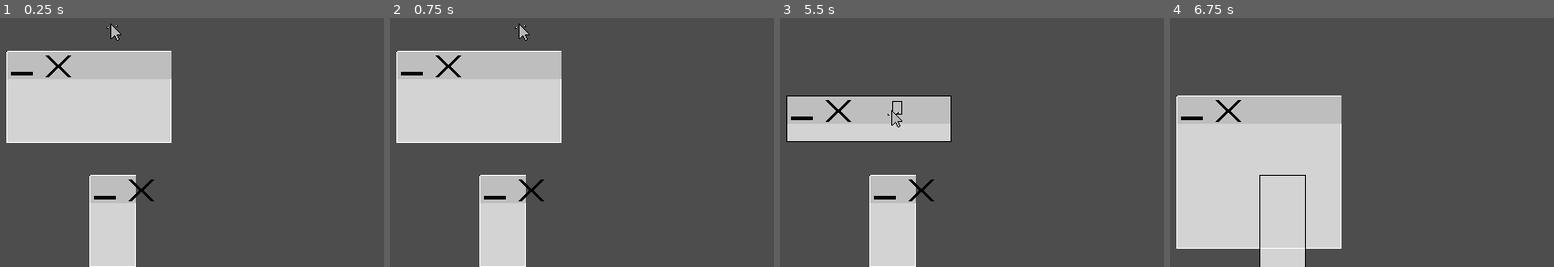
Above: before the commit, frames 1-4 (left to right).
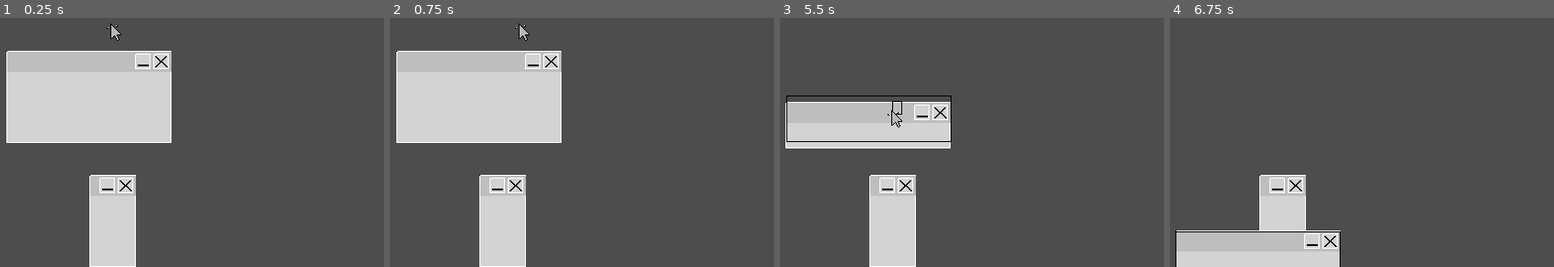
Above: after the commit, the same moments.

Repository: username123115/Clicky
Game: Godot game, scene res://intro.tscn
The game is run twice, just before and just after one commit, with the same random seed, the same clock (stepped at 60 frames per second) and the same inputs.
Inputs:
- Up to frame 1 (0.25 s): no input
- Up to frame 2 (0.75 s): tap Enter at 0.5 s; hold L (move_right) from 0.53 s (still down); hold Z (grab) from 0.53 s (still down)
- Up to frame 3 (5.5 s): release L (move_right) at 1.28 s; release Z (grab) at 1.28 s; hold J (move_down) 1.28-2.03 s; tap Z (grab) at 1.35, 2.85, 4.35 s; tap Space at 2, 3.5 s; hold L (move_right) 2.03-2.78 s; hold Z (grab) 2.03-2.78 s; tap Enter at 2.75, 4.25 s; hold K (move_up) 2.78-3.53 s; hold Z (grab) 3.53-4.28 s; hold H (move_left) 3.53-5.03 s; hold J (move_down) from 5.03 s (still down); hold Z (grab) from 5.03 s (still down)
- Up to frame 4 (6.75 s): release J (move_down) at 5.78 s; release Z (grab) at 5.78 s; hold L (move_right) 5.78-6.53 s; tap Z (grab) at 5.85 s; tap Space at 6.5 s; hold K (move_up) from 6.53 s (still down); hold Z (grab) from 6.53 s (still down)

The runs differ from the first frame. In frame 1, 0.8% of the frame differs, in the area x 2-45%, y 14-75%; in frame 2, 0.8%; in frame 3, 3.1%; in frame 4, 24%, in the area x 1-45%, y 31-100%.

Commit message:
add window movement and cool icons

Diff:
--- /dev/null
+++ b/debug_info.gd
@@ -0,0 +1,13 @@
+extends Node
+
+@onready var l := $Label
+@onready var p := owner.get_node(^"Player")
+
+# Called when the node enters the scene tree for the first time.
+func _ready() -> void:
+	pass # Replace with function body.
+
+
+# Called every frame. 'delta' is the elapsed time since the previous frame.
+func _process(delta: float) -> void:
+	l.text = str(p.window_move) + str(p.get_node(^"State Machine Windows").states_stack)
--- a/player/player.gd
+++ b/player/player.gd
@@ -12,6 +12,8 @@
 var window_edge : bool = false	#set when player is at the edge of a window
 var window_grab : bool = false	#set when player is grabbing a window
 
+var window_move : bool = false
+
 var window_grab_state = {
 	"l": false,
 	"r": false,
--- a/player/state_movement/state_floating.gd
+++ b/player/state_movement/state_floating.gd
@@ -9,6 +9,10 @@
 
 
 func update(_delta: float) -> void:
+	var window_rect : Rect2
+	# Holds the distance between the window position and our position, useful for moves
+	var window_initial_offset : Vector2
+
 	var direction := get_input_direction()
 	var owner_velocity = owner.velocity
 
@@ -20,33 +24,43 @@
 	owner_velocity.y = step_towards(owner_velocity.y, target_velocity.y, _delta)
 	owner.velocity = owner_velocity
 
+	if owner.in_window:
+		window_rect = owner.window.window_get_rect()
+		window_initial_offset = owner.global_position - window_rect.position
+
 	owner.move_and_slide()
 
 	var d := owner.global_position - old as Vector2
-	if owner.window_edge and owner.window_grab:
-		var up : bool = owner.window_grab_state['u']
-		var down : bool = owner.window_grab_state['d']
-		var left : bool = owner.window_grab_state['l']
-		var right : bool = owner.window_grab_state['r']
+	if owner.in_window:
+		# RESIZE
+		if owner.window_edge and owner.window_grab:
+			var up : bool = owner.window_grab_state['u']
+			var down : bool = owner.window_grab_state['d']
+			var left : bool = owner.window_grab_state['l']
+			var right : bool = owner.window_grab_state['r']
 
-		var h : bool = left or right
-		var v : bool = up or down
+			var h : bool = left or right
+			var v : bool = up or down
 
-		var rectangle = owner.window.window_get_rect() as Rect2
+			#var window_rect = owner.window.window_get_rect() as Rect2
 
-		if h:
-			# calculate the left offset
-			var distance : float = owner.global_position.x - rectangle.position.x
-			if right:
-				distance -= rectangle.size.x
-			owner.window.expand_width(distance, right)
+			if h:
+				# calculate the left offset
+				var distance : float = owner.global_position.x - window_rect.position.x
+				if right:
+					distance -= window_rect.size.x
+				owner.window.expand_width(distance, right)
 
-		if v:
-			# calculate the top offset
-			var distance : float = owner.global_position.y - rectangle.position.y
-			if down:
-				distance -= rectangle.size.y
-			owner.window.expand_height(distance, down)
+			if v:
+				# calculate the top offset
+				var distance : float = owner.global_position.y - window_rect.position.y
+				if down:
+					distance -= window_rect.size.y
+				owner.window.expand_height(distance, down)
+
+		if owner.window_move:
+			owner.window.global_position = owner.global_position - window_initial_offset
+
 
 
 # move towards but if moving faster in the same direction deceleration doesn't happen
--- a/player/state_window_interactions/sm_window.gd
+++ b/player/state_window_interactions/sm_window.gd
@@ -23,7 +23,7 @@
 		states_stack = ["idle"]
 
 	super._change_state(state_name)
-	print(states_stack)
+	#print(states_stack)
 
 func _on_window_enter(window, body):
 	if body != owner:
--- a/player/state_window_interactions/state_idle.gd
+++ b/player/state_window_interactions/state_idle.gd
@@ -2,3 +2,5 @@
 
 func enter() -> void:
 	owner.get_node(^"AnimationPlayer").play("player_idle")
+	owner.in_window = false
+	owner.window_move = false
--- a/player/state_window_interactions/state_inside.gd
+++ b/player/state_window_interactions/state_inside.gd
@@ -1,5 +1,4 @@
 extends 'rectangle.gd'
-
 
 func update(_delta: float):
 	assert(owner.in_window)
@@ -7,6 +6,16 @@
 	var own_rect := player_get_rect()
 
 	if window_rect.encloses(own_rect):
+		pass
+	else:
+		owner.window_move = false
+		finished.emit('resize')
 		return
+
+	if Input.is_action_pressed("grab"):
+		owner.window_move = true
 	else:
-		finished.emit('resize')
+		owner.window_move = false
+
+func exit():
+	owner.window_move = false
--- a/player/state_window_interactions/state_resize.gd
+++ b/player/state_window_interactions/state_resize.gd
@@ -4,12 +4,14 @@
 signal debug_draw(rect_a, rect_b)
 
 func enter() -> void:
+	print("RESIZE!")
 	var animation_player := owner.get_node(^"AnimationPlayer")
 	old_animation = animation_player.current_animation
 	if not old_animation:
 		old_animation = "player_idle"
 	animation_player.play("player_resize")
 	owner.window_edge = true
+	owner.window_move = false
 
 
 
--- /dev/null
+++ b/window/window_button/container.gd
@@ -0,0 +1,15 @@
+extends Area2D
+
+@onready var close := $Close
+@onready var minimize := $Minimize
+@onready var cshape := $CollisionShape2D
+
+#size after scaling
+var actual_size : Vector2
+
+# Called when the node enters the scene tree for the first time.
+func _ready() -> void:
+	actual_size = scale * cshape.shape.size
+
+func _draw() -> void:
+	pass
--- /dev/null
+++ b/window/window_button/icon.gd
@@ -0,0 +1,33 @@
+extends Area2D
+
+@onready var col_shape := $CollisionShape2D
+
+var contact_count : int = 0
+
+# Called when the node enters the scene tree for the first time.
+func _ready() -> void:
+	connect("body_entered", _on_body_entered)
+	connect("body_exited", _on_body_exited)
+
+
+# Called every frame. 'delta' is the elapsed time since the previous frame.
+func _draw() -> void:
+	var r := Rect2()
+	r.size = col_shape.shape.size
+	r.position = Vector2(0, 0)
+
+	if contact_count:
+		draw_rect(r, Color.LIGHT_PINK)
+	else:
+		draw_rect(r, Color.LIGHT_GRAY)
+	draw_rect(r, Color.WHITE, false, -1.0)
+
+func _on_body_entered(body):
+	contact_count += 1
+	queue_redraw()
+
+func _on_body_exited(body):
+	contact_count -= 1
+	if (contact_count < 0):
+		contact_count = 0
+	queue_redraw()
--- a/window/window_button/window_button.gd
+++ b/window/window_button/window_button.gd
@@ -3,17 +3,14 @@
 
 @onready var container : Area2D = $Container
 
-@export var padding_horizontal : int = 10
-@export var padding_vertical : int = 5
-
-var container_size : Vector2
+@export var padding_horizontal : int = 3
+@export var padding_vertical : int = 3
 
 # Called when the node enters the scene tree for the first time.
 func _ready() -> void:
 	super._ready()
 
 	var collision_shape := container.get_node(^"CollisionShape2D") as CollisionShape2D
-	container_size = collision_shape.shape.size
 
 # Called every frame. 'delta' is the elapsed time since the previous frame.
 func _process(delta: float) -> void:
@@ -21,10 +18,11 @@
 
 func _draw() -> void:
 	var r := Rect2()
-	r.size = Vector2(window.width, 30)
+	r.size = Vector2(window.width, container.actual_size.y + 2 * padding_vertical)
 	r.position = Vector2(0, 0)
 
 	draw_rect(r, Color.GRAY)
 
 func _on_window_size_changed(width, height) -> void:
+	container.position = Vector2(width - container.actual_size.x - padding_horizontal, padding_vertical)
 	queue_redraw()
--- a/window/window_button/window_button.tscn
+++ b/window/window_button/window_button.tscn
@@ -1,13 +1,15 @@
-[gd_scene load_steps=7 format=3 uid="uid://biqff5ectg1ig"]
+[gd_scene load_steps=9 format=3 uid="uid://biqff5ectg1ig"]
 
 [ext_resource type="Script" path="res://window/window_button/window_button.gd" id="1_156u7"]
 [ext_resource type="Texture2D" uid="uid://elvqlf13hioh" path="res://assets/art/window_minimize.png" id="2_nstwy"]
+[ext_resource type="Script" path="res://window/window_button/container.gd" id="2_sw5cq"]
 [ext_resource type="Texture2D" uid="uid://cg1r3dlxkhfrv" path="res://assets/art/window_close.png" id="3_mk6js"]
+[ext_resource type="Script" path="res://window/window_button/icon.gd" id="3_wsxt1"]
+
+[sub_resource type="RectangleShape2D" id="RectangleShape2D_nthhk"]
+size = Vector2(32, 32)
 
 [sub_resource type="RectangleShape2D" id="RectangleShape2D_dobvu"]
-size = Vector2(32, 32)
-
-[sub_resource type="RectangleShape2D" id="RectangleShape2D_nthhk"]
 size = Vector2(32, 32)
 
 [sub_resource type="RectangleShape2D" id="RectangleShape2D_qp4ih"]
@@ -17,8 +19,23 @@
 script = ExtResource("1_156u7")
 
 [node name="Container" type="Area2D" parent="."]
+scale = Vector2(0.5, 0.5)
+script = ExtResource("2_sw5cq")
+
+[node name="Close" type="Area2D" parent="Container"]
+position = Vector2(40, 0)
+script = ExtResource("3_wsxt1")
+
+[node name="Sprite2D" type="Sprite2D" parent="Container/Close"]
+position = Vector2(16, 16)
+texture = ExtResource("3_mk6js")
+
+[node name="CollisionShape2D" type="CollisionShape2D" parent="Container/Close"]
+position = Vector2(16, 16)
+shape = SubResource("RectangleShape2D_nthhk")
 
 [node name="Minimize" type="Area2D" parent="Container"]
+script = ExtResource("3_wsxt1")
 
 [node name="Sprite2D" type="Sprite2D" parent="Container/Minimize"]
 position = Vector2(16, 16)
@@ -28,17 +45,6 @@
 position = Vector2(16, 16)
 shape = SubResource("RectangleShape2D_dobvu")
 
-[node name="Close" type="Area2D" parent="Container/Minimize"]
-position = Vector2(40, 0)
-
-[node name="Sprite2D" type="Sprite2D" parent="Container/Minimize/Close"]
-position = Vector2(16, 16)
-texture = ExtResource("3_mk6js")
-
-[node name="CollisionShape2D" type="CollisionShape2D" parent="Container/Minimize/Close"]
-position = Vector2(16, 16)
-shape = SubResource("RectangleShape2D_nthhk")
-
 [node name="CollisionShape2D" type="CollisionShape2D" parent="Container"]
 position = Vector2(36, 16)
 shape = SubResource("RectangleShape2D_qp4ih")
